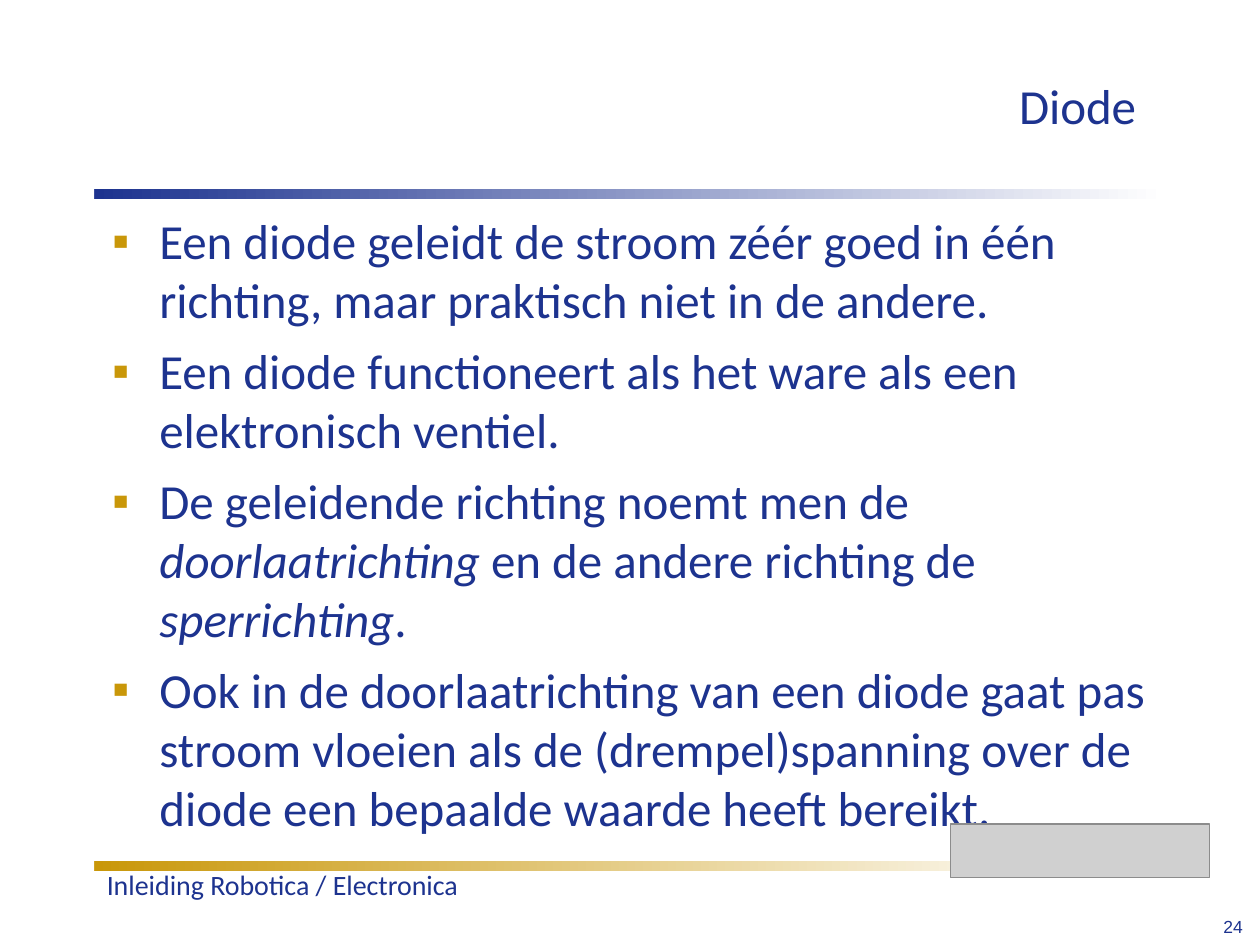
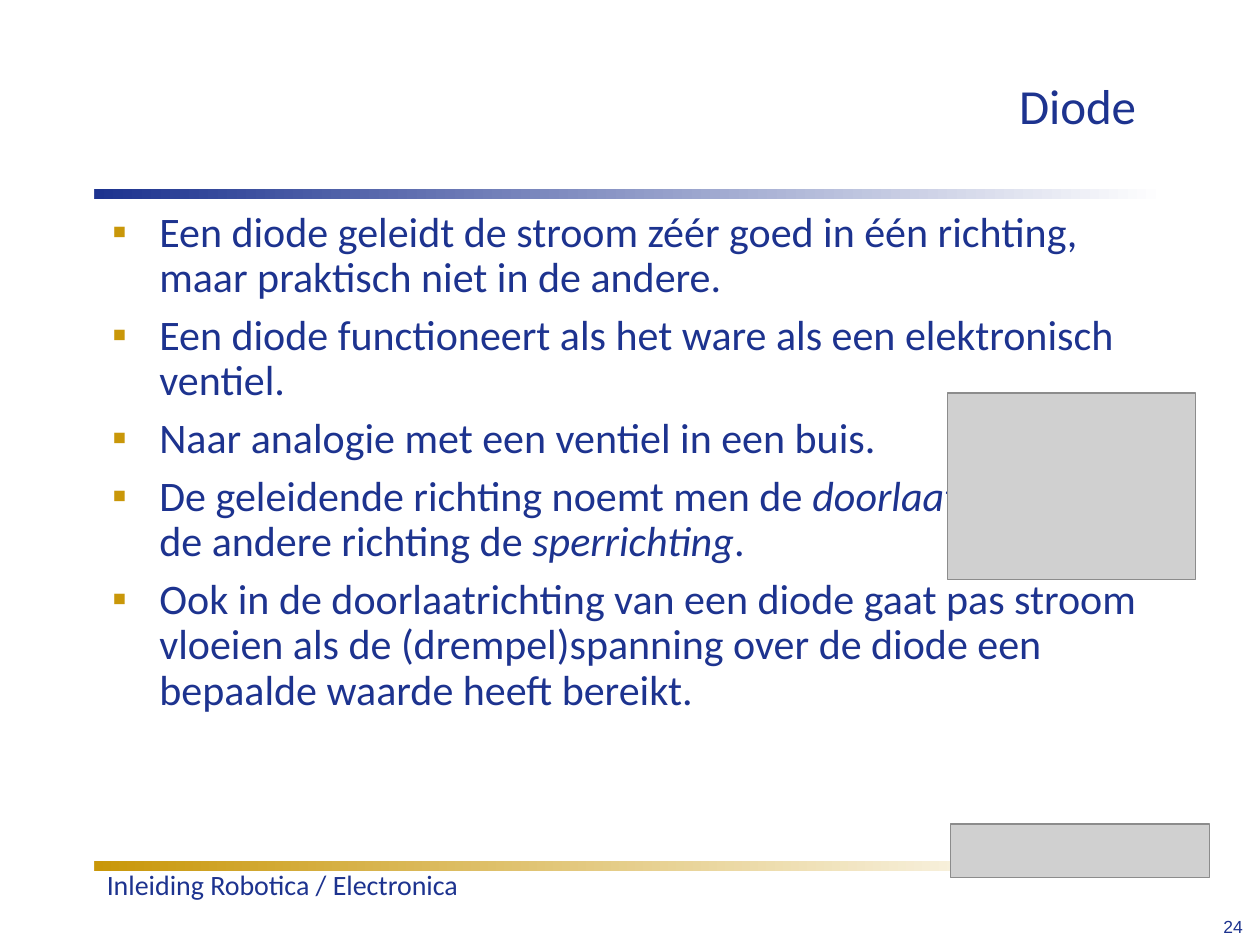
Before and after one commit to humiq/Greendevelopment, a slide deck: slide 24 of trunk/documents/Colleges/ISIROB College 1.ppt. Drawn at 1260x945 pixels with LibreOffice and Linux fonts; fonts in the diff are those of the drawing; grey boxes stand for pictures; background and template pictures are left out. Boxes give left, top, right and bottom in pixels: in the first picture for what was removed or moved away, otherwise in the second. Text is boxed around its words. In the diff, an @@ line names an element or a change of style, - is before the commit and + after.

```diff
--- a/trunk/documents/Colleges/ISIROB College 1.ppt
+++ b/trunk/documents/Colleges/ISIROB College 1.ppt
@@ text at <box>159,218,1136,712</box>: size 28 to 24.1 pt; line spacing 1 to 0.9 @@
@@ picture added at <box>948,393,1196,580</box> @@
@@ text at <box>159,424,876,461</box>: paragraph added @@
+▪ Naar analogie met een ventiel in een buis.
```
Also in this commit, not shown: 3 other slides changed, 6 other files.
